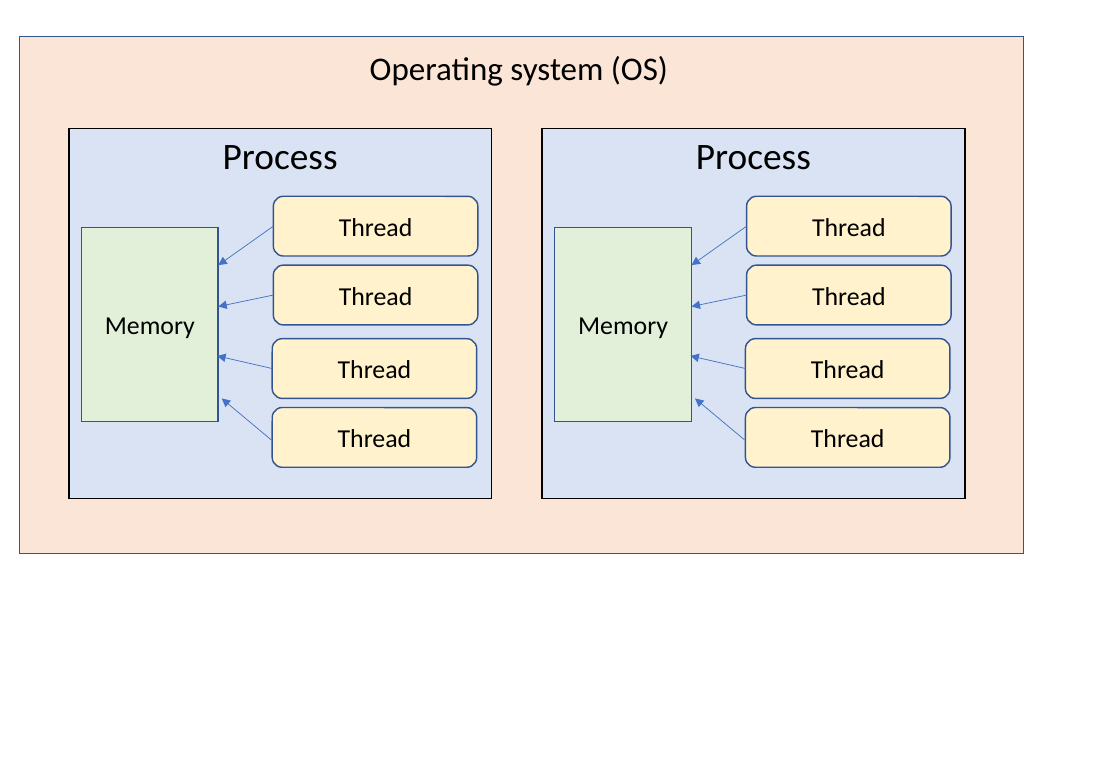
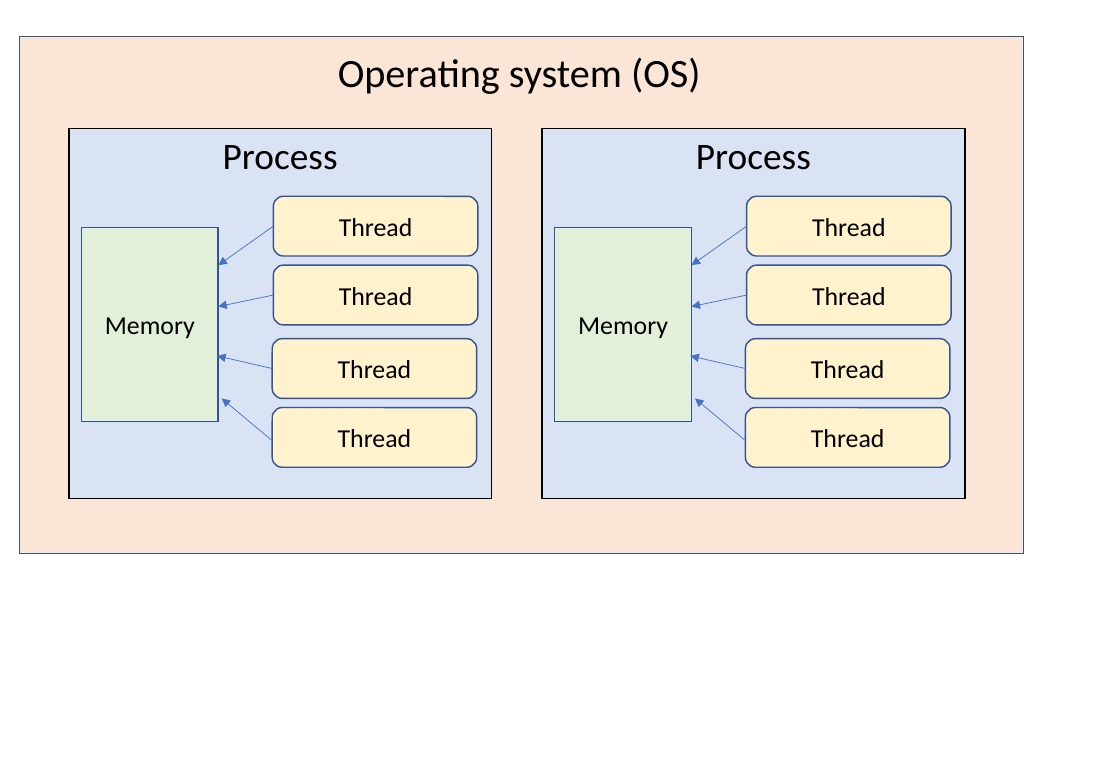
Before and after one commit to kaityo256/sevendayshpc, a slide deck: slide 2 of site-assets/sources/day1/fig-ja-en.pptx. Drawn at 1120x775 pixels with LibreOffice and Linux fonts; fonts in the diff are those of the drawing. Boxes give left, top, right and bottom in pixels: in the first picture for what was removed or moved away, otherwise in the second. Text is boxed around its words. In the diff, an @@ line names an element or a change of style, - is before the commit and + after.

```diff
--- a/site-assets/sources/day1/fig-ja-en.pptx
+++ b/site-assets/sources/day1/fig-ja-en.pptx
@@ text "Operating system (OS)" at bbox=[338, 58, 700, 94]: size 23 to 28 pt @@
```
Also in this commit, not shown: 2 other slides changed, 2 other files.
